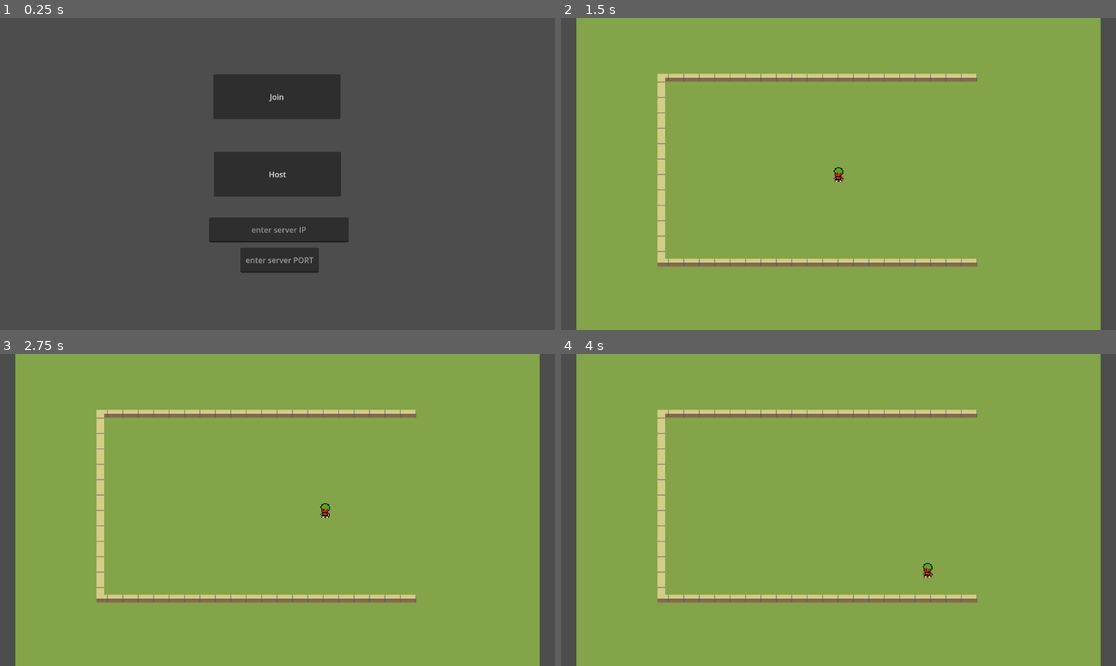
Above: before the commit, frames 1-4 (two rows, left to right).
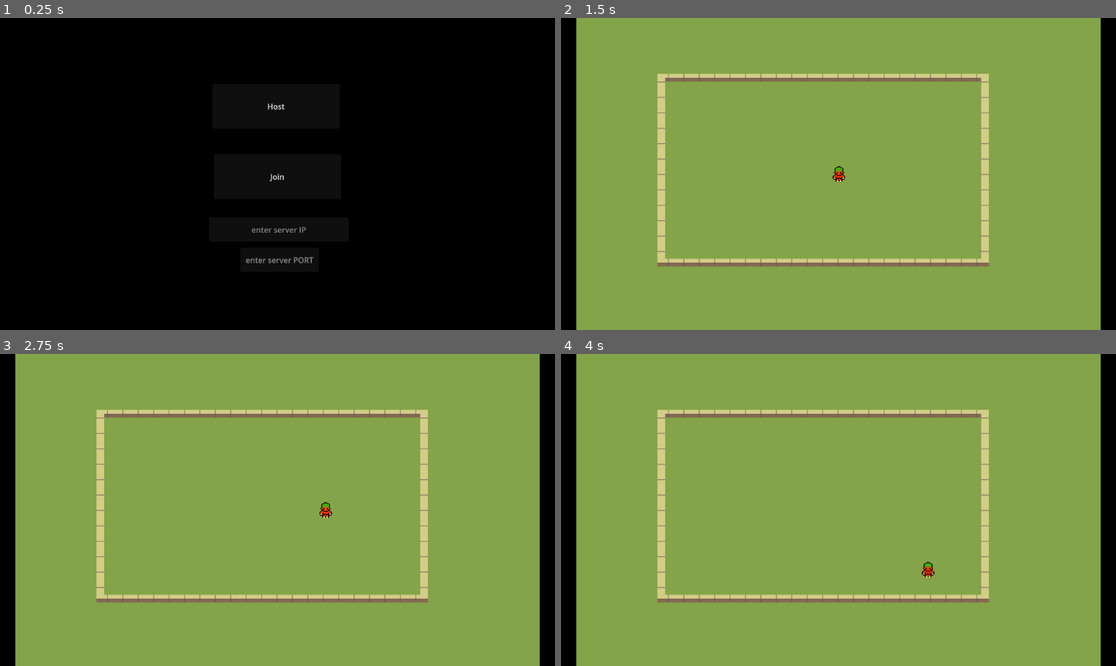
Above: after the commit, the same moments.

Repository: Gloocas/SGDF24Demo
Game: Godot game, scene res://src/world.tscn
The game is run twice, just before and just after one commit, with the same random seed, the same clock (stepped at 60 frames per second) and the same inputs.
Inputs (mouse positions are in pixels of both pictures, inside the frame that each line leads up to):
- Up to frame 1 (0.25 s): no input
- Up to frame 2 (1.5 s): click (838, 230) at 0.52 s; type "12" at 0.6 s; click (838, 261) at 0.75 s; type "12" at 0.83 s; click "Host" at 1.25 s
- Up to frame 3 (2.75 s): tap Enter at 2 s; hold D (Right) from 2.03 s (still down); tap Shift (Dash) at 2.1 s
- Up to frame 4 (4 s): release D (Right) at 2.78 s; hold S (Down) 2.78-3.53 s; tap Space (Dodge) at 2.85 s; hold D (Right) from 3.53 s (still down); tap Shift (Dash) at 3.6 s

The runs differ from the first frame. In frame 1, 100% of the frame differs, in the area x 0-100%, y 0-100%; in frame 2, 6.5%; in frame 3, 6.5%; in frame 4, 6.5%.

Commit message:
organized folders

Diff:
--- /dev/null
+++ b/src/gui/main_menu_buttons.tscn
@@ -0,0 +1,25 @@
+[gd_scene format=3 uid="uid://cn5fnail50hu"]
+
+[node name="MainMenuButtons" type="Control"]
+layout_mode = 3
+anchors_preset = 15
+anchor_right = 1.0
+anchor_bottom = 1.0
+grow_horizontal = 2
+grow_vertical = 2
+
+[node name="Play" type="Button" parent="."]
+layout_mode = 0
+offset_left = 408.0
+offset_top = 213.0
+offset_right = 740.0
+offset_bottom = 335.0
+text = "play game"
+
+[node name="Quit" type="Button" parent="."]
+layout_mode = 0
+offset_left = 404.0
+offset_top = 364.0
+offset_right = 748.0
+offset_bottom = 491.0
+text = "quit"
--- a/src/network.tscn
+++ b/src/network.tscn
@@ -14,10 +14,10 @@
 anchor_top = 0.5
 anchor_right = 0.5
 anchor_bottom = 0.5
-offset_left = -132.0
-offset_top = -46.5
-offset_right = 132.0
-offset_bottom = 46.5
+offset_left = -135.0
+offset_top = -187.0
+offset_right = 129.0
+offset_bottom = -94.0
 grow_horizontal = 2
 grow_vertical = 2
 text = "Host
@@ -30,10 +30,10 @@
 anchor_top = 1.0
 anchor_right = 0.5
 anchor_bottom = 1.0
-offset_left = -133.0
-offset_top = -207.0
-offset_right = 131.0
-offset_bottom = -114.0
+offset_left = -132.0
+offset_top = -41.0
+offset_right = 132.0
+offset_bottom = 52.0
 grow_horizontal = 2
 grow_vertical = 0
 text = "Join
--- a/src/player.gd
+++ b/src/player.gd
@@ -3,6 +3,7 @@
 @onready var floorArea := $FloorChecker
 @onready var animPlayer := $AnimationPlayer
 @onready var hurtBox := $HurtArea/HurtBox
+@onready var sprite = $Sprite2D
 
 var Speed := 0.0
 var topSpeed := 150.0
--- a/src/player.tscn
+++ b/src/player.tscn
@@ -4,12 +4,13 @@
 [ext_resource type="Texture2D" uid="uid://ucqgp708n5b3" path="res://assets/6PV2Qk.png" id="2_my2j8"]
 
 [sub_resource type="RectangleShape2D" id="RectangleShape2D_ovwef"]
-size = Vector2(20, 8)
+size = Vector2(16, 6)
 
 [sub_resource type="RectangleShape2D" id="RectangleShape2D_n1iel"]
-size = Vector2(10, 7)
+size = Vector2(12, 6)
 
-[sub_resource type="CapsuleShape2D" id="CapsuleShape2D_txxt8"]
+[sub_resource type="RectangleShape2D" id="RectangleShape2D_jd0gw"]
+size = Vector2(18, 30)
 
 [sub_resource type="SphereMesh" id="SphereMesh_yxpap"]
 
@@ -37,9 +38,10 @@
 texture = ExtResource("2_my2j8")
 hframes = 15
 vframes = 8
+frame = 46
 
 [node name="CollisionBox" type="CollisionShape2D" parent="."]
-position = Vector2(0, 10)
+position = Vector2(0, 13)
 shape = SubResource("RectangleShape2D_ovwef")
 
 [node name="FloorChecker" type="Area2D" parent="."]
@@ -47,7 +49,7 @@
 collision_mask = 4
 
 [node name="CollisionShape2D" type="CollisionShape2D" parent="FloorChecker"]
-position = Vector2(0, 12)
+position = Vector2(0, 13)
 shape = SubResource("RectangleShape2D_n1iel")
 
 [node name="HurtArea" type="Area2D" parent="."]
@@ -55,7 +57,8 @@
 collision_mask = 0
 
 [node name="HurtBox" type="CollisionShape2D" parent="HurtArea"]
-shape = SubResource("CapsuleShape2D_txxt8")
+position = Vector2(1, 1)
+shape = SubResource("RectangleShape2D_jd0gw")
 
 [node name="Shadow" type="MeshInstance2D" parent="."]
 modulate = Color(0.172833, 0.172833, 0.172833, 0.345098)
--- a/src/room_template.tscn
+++ b/src/room_template.tscn
@@ -151,4 +151,4 @@
 layer_0/name = "Floor"
 layer_0/tile_data = PackedInt32Array(-786449, 2, 0, -720913, 2, 0, -655377, 2, 0, -589841, 2, 0, -524305, 2, 0, -458769 …(13464 unchanged characters)…
 layer_1/name = "Walls"
-layer_1/tile_data = PackedInt32Array(-393228, 65538, 0, -393 …(950 unchanged characters)…  0, 327687, 131074, 0, 327688, 131074, 0)
+layer_1/tile_data = PackedInt32Array(-393228, 65538, 0, -393 …(950 unchanged characters)…  0, 327687, 131074, 0, 327688, 131074, 0, -393207, 65538, 1, -327671, 65538, 1, -262135, 65538, 1, -196599, 65538, 1, -131063, 65538, 1, -65527, 65538, 1, 9, 65538, 1, 65545, 65538, 1, 131081, 65538, 1, 196617, 65538, 1, 262153, 65538, 1, -458743, 196610, 0, 327689, 196610, 2)
--- a/src/world.gd
+++ b/src/world.gd
@@ -6,6 +6,7 @@
 @onready var camera = $Camera2D
 
 func _ready():
+	RenderingServer.set_default_clear_color(Color("000000"))
 	var network_inst = network.instantiate()
 	network_inst.global_position = Vector2(0,0)
 	self.add_child(network_inst)
Binary file changed: assets/tilemapTest.png
